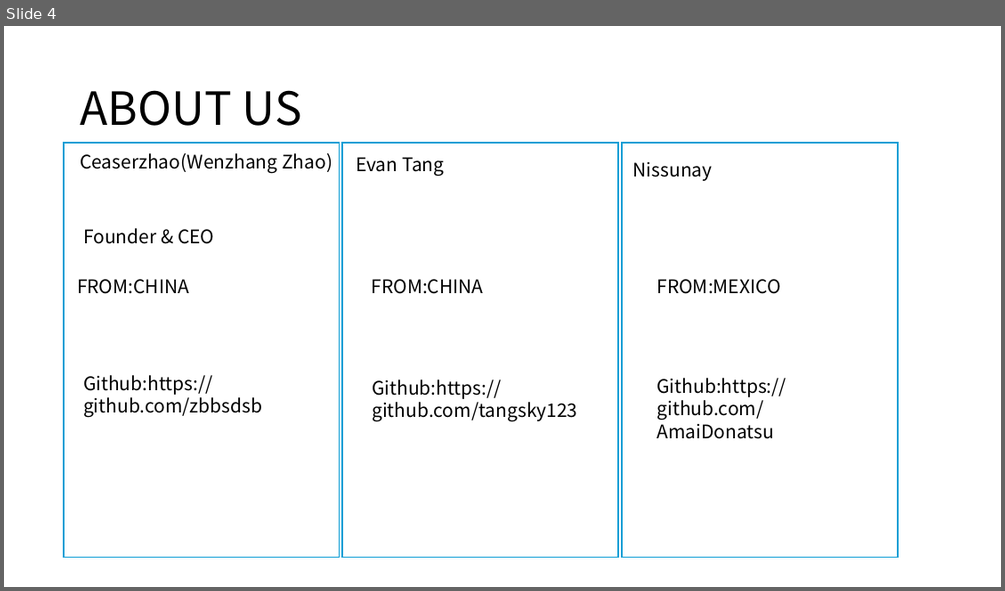
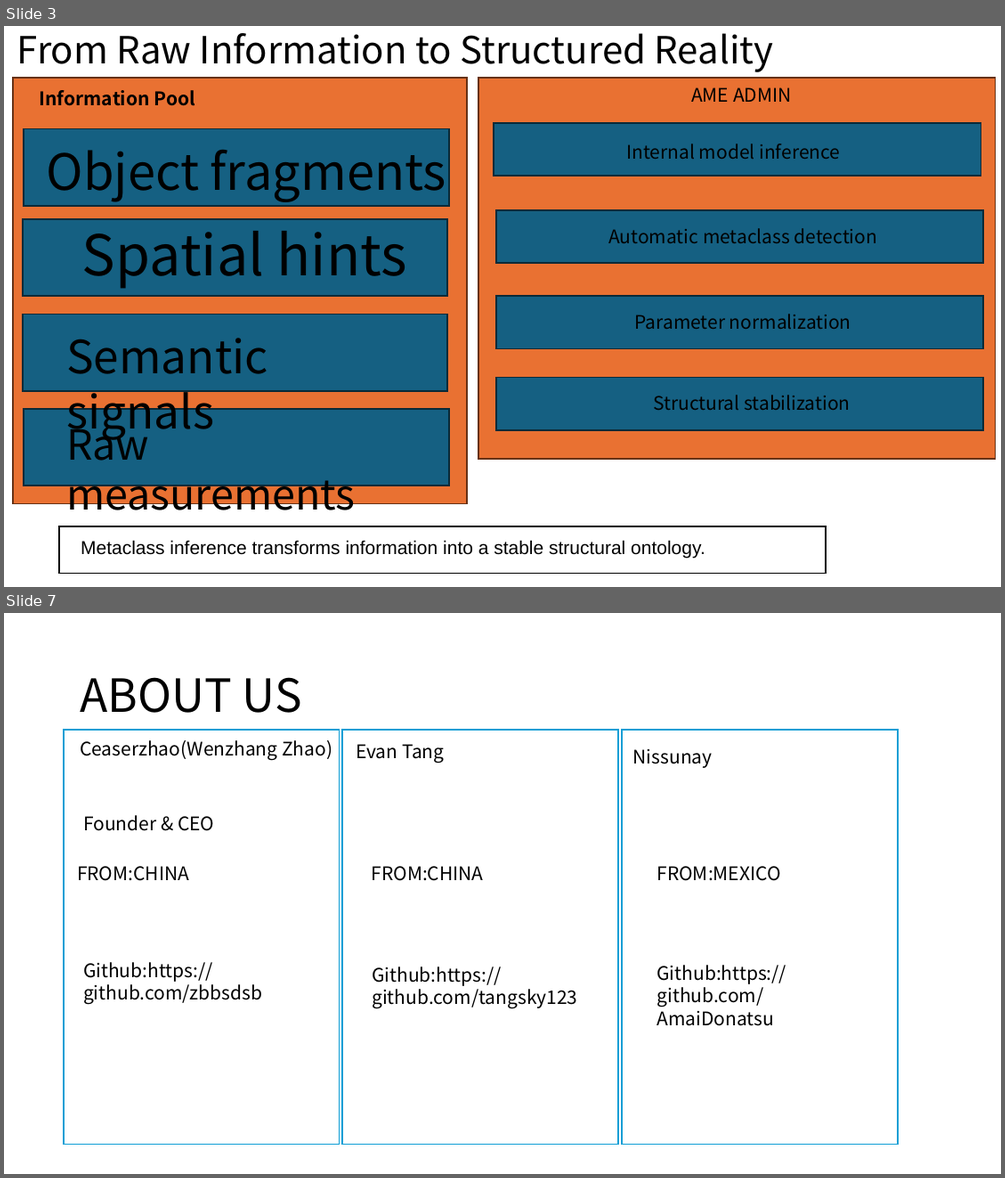
Before and after one commit to Oasis-Company/AMAR-Engine, a slide deck: docs/amar engine overview.pptx. Shown one above the other, each under a label of ours: slide 4 before the commit, slides 3 and 7 after it; the slides between them are not shown. The pictures are 1005x591 and 1005x1178 pixels, drawn with LibreOffice and Linux fonts; fonts in the diff are those of the drawing. Boxes give left, top, right and bottom in pixels: in the first picture for what was removed or moved away, otherwise in the second. Text is boxed around its words. In the diff, an @@ line names an element or a change of style, - is before the commit and + after.

```diff
--- a/docs/amar engine overview.pptx
+++ b/docs/amar engine overview.pptx
@@ slide 3 added at <box>4,26,1001,587</box>, background #FFFFFF @@
@@ title added at <box>17,33,774,72</box>, 36 pt, text #000000 @@
+From Raw Information to Structured Reality
@@ rectangle added at <box>13,78,467,504</box>, fill #E97132, outline #663216 1.5 pt @@
@@ rectangle added at <box>478,78,995,459</box>, fill #E97132, outline #663216 1.5 pt @@
@@ text added at <box>40,90,195,106</box>, 18 pt, text #000000, bold @@
+Information Pool
@@ text added at <box>691,87,792,102</box>, 18 pt, text #000000 @@
+AME ADMIN
@@ rectangle added at <box>24,128,449,206</box>, fill #156082, outline #092A39 1.5 pt @@
@@ rectangle added at <box>494,122,981,176</box>, fill #156082, outline #092A39 1.5 pt @@
@@ text added at <box>47,150,446,202</box>, 48 pt, text #000000 @@
+Object fragments
@@ text added at <box>626,143,840,159</box>, 18 pt, text #000000 @@
+Internal model inference
@@ rectangle added at <box>496,210,984,263</box>, fill #156082, outline #092A39 1.5 pt @@
@@ rectangle added at <box>23,219,447,296</box>, fill #156082, outline #092A39 1.5 pt @@
@@ text added at <box>82,218,408,289</box>, 54 pt, text #000000 @@
+Spatial hints
@@ text added at <box>608,228,877,243</box>, 18 pt, text #000000 @@
+Automatic metaclass detection
@@ rectangle added at <box>23,313,447,391</box>, fill #156082, outline #092A39 1.5 pt @@
@@ rectangle added at <box>496,296,984,349</box>, fill #156082, outline #092A39 1.5 pt @@
@@ text added at <box>635,313,851,329</box>, 18 pt, text #000000 @@
+Parameter normalization
@@ text added at <box>66,338,267,440</box>, 44 pt, text #000000 @@
+Semantic signals
@@ rectangle added at <box>496,378,984,431</box>, fill #156082, outline #092A39 1.5 pt @@
@@ text added at <box>654,394,850,410</box>, 18 pt, text #000000 @@
+Structural stabilization
@@ rectangle added at <box>24,409,449,486</box>, fill #156082, outline #092A39 1.5 pt @@
@@ text added at <box>66,417,355,520</box>, 40 pt, text #000000 @@
+Raw measurements
@@ rectangle added at <box>59,526,825,573</box>, fill #FFFFFF, outline #000000 1.5 pt @@
@@ text added at <box>81,540,705,558</box>, 18 pt, text #000000 @@
+Metaclass inference transforms information into a stable structural ontology.
@@ what was slide 4 is now slide 7 @@
```
Also in this commit, not shown: 1 slide changed, 5 other slides added, 4 slides removed, 1 other file.
